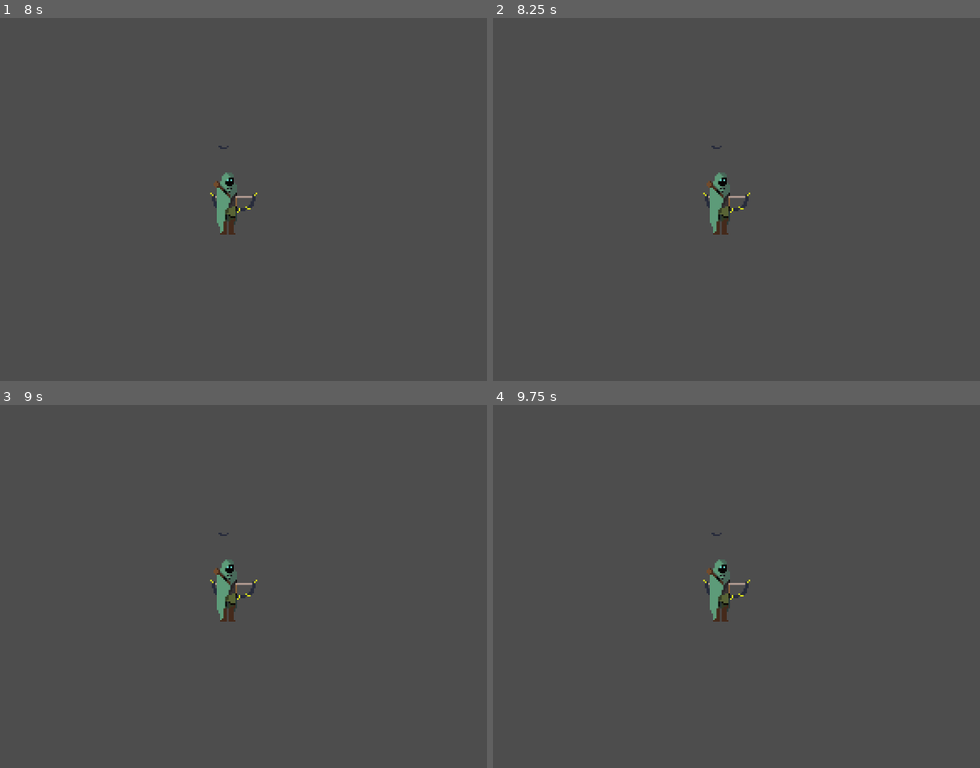
Above: before the commit, frames 1-4 (two rows, left to right).
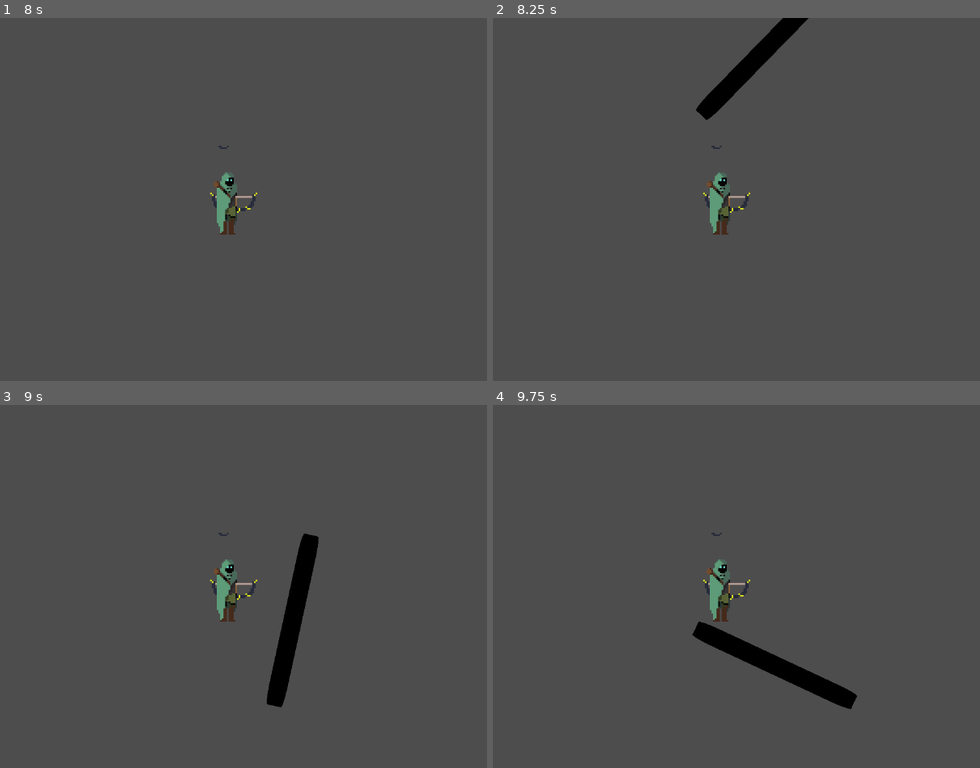
Above: after the commit, the same moments.

Repository: AethelVeritas/Dunedain
Game: Godot game, scene res://scenes/root.tscn
The game is run twice, just before and just after one commit, with the same random seed, the same clock (stepped at 60 frames per second) and the same inputs. The engine's default icon, where the game draws it, is replaced by a stand-in: a white triangle on a blue panel in a dark square.
Inputs (mouse positions are in pixels of both pictures, inside the frame that each line leads up to):
- Up to frame 1 (8 s): move the mouse to (370, 181) at 0.52 s; hold D (right) 0.53-1.28 s; click (370, 181) at 0.6 s; move the mouse to (97, 217) at 1.27 s; hold S (down) 1.28-2.03 s; click (97, 217) at 1.35 s; tap Enter at 2, 4.25, 7.25 s; move the mouse to (292, 119) at 2.02 s; hold D (right) 2.03-2.78 s; click (292, 119) at 2.1 s; move the mouse to (194, 272) at 2.77 s; hold W (up) 2.78-3.53 s; click (194, 272) at 2.85 s; tap Space at 3.5, 6.5 s; move the mouse to (418, 253) at 3.52 s; hold A (left) 3.53-5.03 s; click (418, 253) at 3.6 s; move the mouse to (34, 145) at 4.27 s; click (34, 145) at 4.35 s; move the mouse to (258, 199) at 5.02 s; hold S (down) 5.03-5.78 s; click (258, 199) at 5.1 s; move the mouse to (131, 108) at 5.77 s; hold D (right) 5.78-6.53 s; click (131, 108) at 5.85 s; move the mouse to (370, 181) at 6.52 s; hold W (up) 6.53-7.28 s; click (370, 181) at 6.6 s; move the mouse to (97, 217) at 7.27 s; hold D (right) from 7.28 s (still down); click (97, 217) at 7.35 s
- Up to frame 2 (8.25 s): tap Space at 8 s; move the mouse to (785, 119) at 8.02 s; release D (right) at 8.03 s; hold S (down) from 8.03 s (still down); click (785, 119) at 8.1 s
- Up to frame 3 (9 s): move the mouse to (194, 659) at 8.77 s; release S (down) at 8.78 s; hold A (left) from 8.78 s (still down); click (194, 659) at 8.85 s
- Up to frame 4 (9.75 s): move the mouse to (911, 640) at 9.52 s; release A (left) at 9.53 s; hold W (up) from 9.53 s (still down); click (911, 640) at 9.6 s

Frame 1 is identical in both runs. In frame 2, 1.4% of the frame differs, in the area x 41-65%, y 0-29%; in frame 3, 1.8%; in frame 4, 1.8%, in the area x 40-75%, y 59-84%.

Commit message:
add assets and new layer

Diff:
--- a/scenes/turret.tscn
+++ b/scenes/turret.tscn
@@ -1,16 +1,48 @@
-[gd_scene load_steps=4 format=3 uid="uid://dkqk7f4s0wbqy"]
+[gd_scene load_steps=9 format=3 uid="uid://dkqk7f4s0wbqy"]
 
-[ext_resource type="Texture2D" uid="uid://dloqaw31bp6ln" path="res://assets/turret_FACE.png" id="1_el7wl"]
 [ext_resource type="Script" uid="uid://c04b3f0vvjflr" path="res://scripts/turret.gd" id="2_485p4"]
+[ext_resource type="Texture2D" uid="uid://cxh3pletaher8" path="res://sprites/tower 2 Idle/3.png" id="3_pp6j5"]
 
 [sub_resource type="CircleShape2D" id="CircleShape2D_turret"]
 radius = 32.0
 
+[sub_resource type="AtlasTexture" id="AtlasTexture_6fjxm"]
+atlas = ExtResource("3_pp6j5")
+region = Rect2(0, 0, 70, 130)
+
+[sub_resource type="AtlasTexture" id="AtlasTexture_dirdf"]
+atlas = ExtResource("3_pp6j5")
+region = Rect2(70, 0, 70, 130)
+
+[sub_resource type="AtlasTexture" id="AtlasTexture_mqfwu"]
+atlas = ExtResource("3_pp6j5")
+region = Rect2(140, 0, 70, 130)
+
+[sub_resource type="AtlasTexture" id="AtlasTexture_0dv4j"]
+atlas = ExtResource("3_pp6j5")
+region = Rect2(210, 0, 70, 130)
+
+[sub_resource type="SpriteFrames" id="SpriteFrames_tg0ex"]
+animations = [{
+"frames": [{
+"duration": 1.0,
+"texture": SubResource("AtlasTexture_6fjxm")
+}, {
+"duration": 1.0,
+"texture": SubResource("AtlasTexture_dirdf")
+}, {
+"duration": 1.0,
+"texture": SubResource("AtlasTexture_mqfwu")
+}, {
+"duration": 1.0,
+"texture": SubResource("AtlasTexture_0dv4j")
+}],
+"loop": true,
+"name": &"idle",
+"speed": 5.0
+}]
+
 [node name="Turret" type="Node2D"]
-
-[node name="Sprite2D" type="Sprite2D" parent="."]
-texture = ExtResource("1_el7wl")
-vframes = 10
 
 [node name="RayCast2D" type="RayCast2D" parent="."]
 target_position = Vector2(250, 0)
@@ -23,5 +55,11 @@
 [node name="CollisionShape2D" type="CollisionShape2D" parent="HitArea"]
 shape = SubResource("CircleShape2D_turret")
 
+[node name="AnimatedSprite2D" type="AnimatedSprite2D" parent="."]
+sprite_frames = SubResource("SpriteFrames_tg0ex")
+animation = &"idle"
+autoplay = "idle"
+frame_progress = 0.6930004
+
 [connection signal="timeout" from="RayCast2D/ReloadTimer" to="RayCast2D" method="_on_reload_timer_timeout"]
 [connection signal="area_entered" from="HitArea" to="RayCast2D" method="_on_hit_area_entered"]
--- a/scripts/player.gd
+++ b/scripts/player.gd
@@ -1,8 +1,8 @@
 extends CharacterBody2D
 
 @export var speed = 400
-@export var max_arrows = 10 # Maximum arrows the player can carry
-var max_health = 100
+@export var max_arrows = 100 # Maximum arrows the player can carry
+var max_health = 1000
 var current_health: int = max_health
 var arrow_count: int = max_arrows # Current arrow count
 
--- a/scripts/turret.gd
+++ b/scripts/turret.gd
@@ -23,7 +23,7 @@
 
 		# Check if any part of the player is visible
 		if has_line_of_sight_to_player():
-			gun_sprite.rotation = angle_to_target
+			#gun_sprite.rotation = angle_to_target
 			if reload_timer.is_stopped():
 				shoot()
 
Binary file added: sprites/3.png
Not shown, added: sprites/3.png.import
Binary file added: sprites/tower 2 Idle/1.png
Not shown, added: sprites/tower 2 Idle/1.png.import
Binary file added: sprites/tower 2 Idle/2.png
Not shown, added: sprites/tower 2 Idle/2.png.import
Binary file added: sprites/tower 2 Idle/3.png
Not shown, added: sprites/tower 2 Idle/3.png.import
Binary file added: sprites/tower 2 Idle/4.png
Not shown, added: sprites/tower 2 Idle/4.png.import
Binary file added: sprites/tower 2 Idle/5.png
Not shown, added: sprites/tower 2 Idle/5.png.import
(and 4 more such lines)
